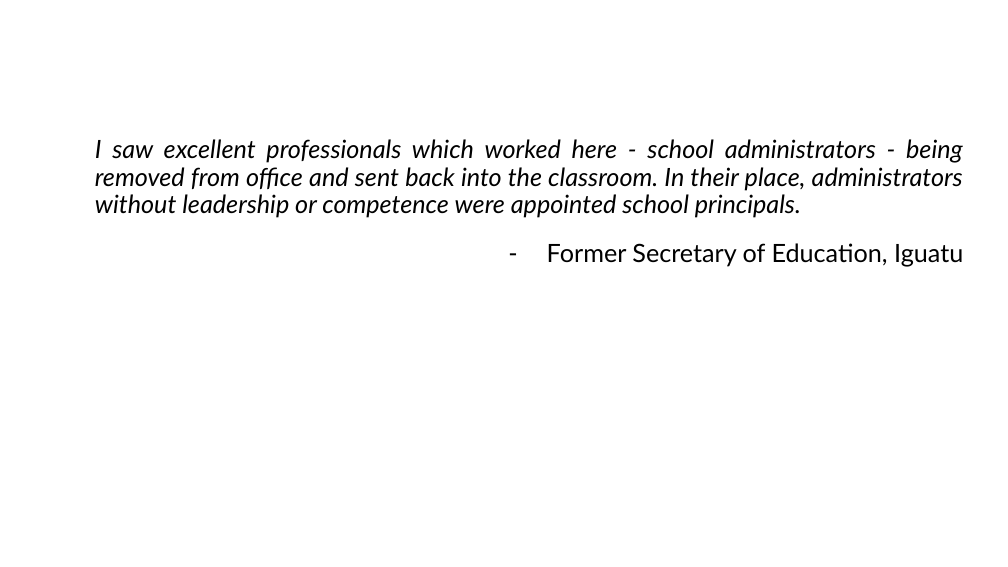
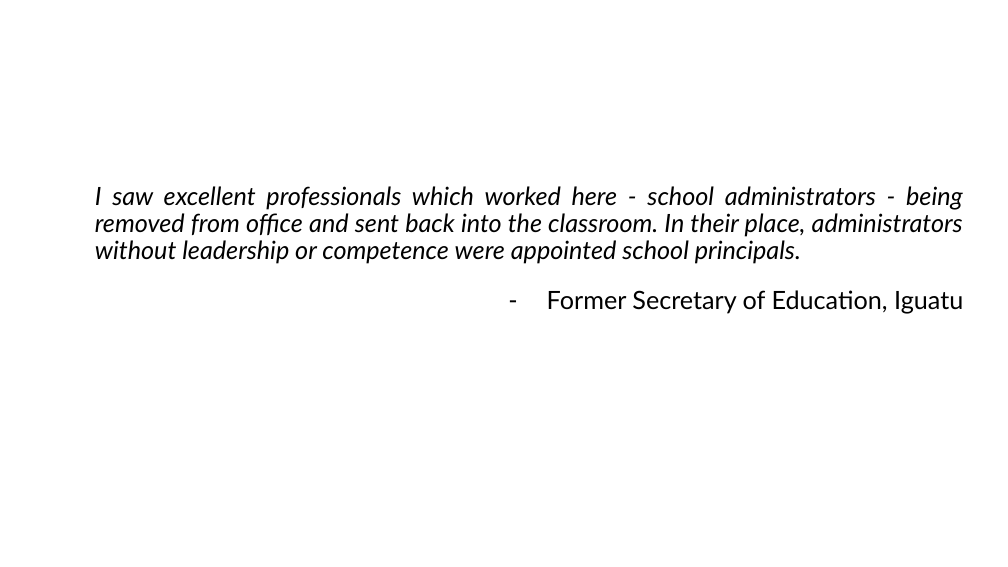
Before and after one commit to galileukim/patronage-education, a slide deck: slide 5 of presentation/2020_presentation_patronage_brazil_lab.pptx. Drawn at 1008x567 pixels with LibreOffice and Linux fonts; fonts in the diff are those of the drawing. Boxes give left, top, right and bottom in pixels: in the first picture for what was removed or moved away, otherwise in the second. Text is boxed around its words. In the diff, an @@ line names an element or a change of style, - is before the commit and + after.

```diff
--- a/presentation/2020_presentation_patronage_brazil_lab.pptx
+++ b/presentation/2020_presentation_patronage_brazil_lab.pptx
@@ text "I saw excellent professionals which ...": place and size @@
-text "I saw excellent professionals which ..." at [95,139,963,267]
+text "I saw excellent professionals which ..." at [95,186,963,313]
```
Also in this commit, not shown: 10 other slides changed, 1 slide added, 2 other files.
